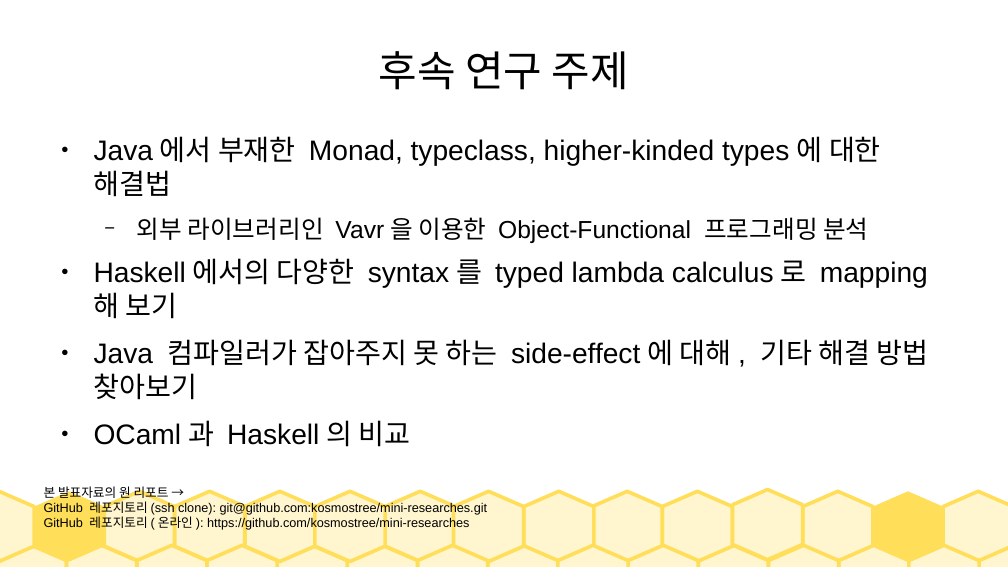
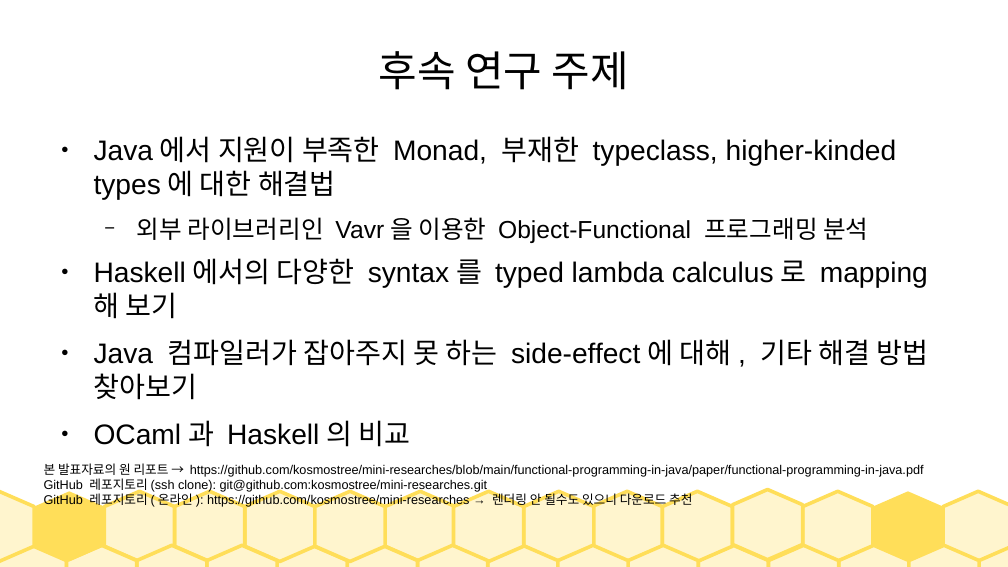
Before and after one commit to kosmostree/mini-researches, a slide deck: slide 15 of functional-programming-in-java/presentation/functional-programming-in-java.odp. Drawn at 1008x567 pixels with LibreOffice and Linux fonts; fonts in the diff are those of the drawing. Boxes give left, top, right and bottom in pixels: in the first picture for what was removed or moved away, otherwise in the second. Text is boxed around its words. In the diff, an @@ line names an element or a change of style, - is before the commit and + after.

Commit message:
1. Draft complete: functional-programming-in-java 2. Added .gitignore

```diff
--- a/functional-programming-in-java/presentation/functional-programming-in-java.odp
+++ b/functional-programming-in-java/presentation/functional-programming-in-java.odp
@@ text at (200, 136, 897, 197): text changed @@
-● Java에서 부재한 Monad, typeclass, higher-kinded types에 대한 해결법
+● Java에서 지원이 부족한 Monad, 부재한 typeclass, higher-kinded types에 대한 해결법
@@ text "본 발표자료의 원 리포트 → ...": place and size @@
-text "본 발표자료의 원 리포트 → ..." at (44, 483, 488, 531)
+text "본 발표자료의 원 리포트 → ..." at (44, 463, 924, 508)
@@ text at (44, 463, 924, 477): text changed @@
-본 발표자료의 원 리포트 →
+본 발표자료의 원 리포트 → https://github.com/kosmostree/mini-researches/blob/main/functional-programming-in-java/paper/functional-programming-in-java.pdf
@@ text at (44, 491, 692, 508): text changed @@
-GitHub 레포지토리(온라인): https://github.com/kosmostree/mini-researches
+GitHub 레포지토리(온라인): https://github.com/kosmostree/mini-researches → 렌더링 안 될수도 있으니 다운로드 추천
```
Also in this commit, not shown: 16 other files.
